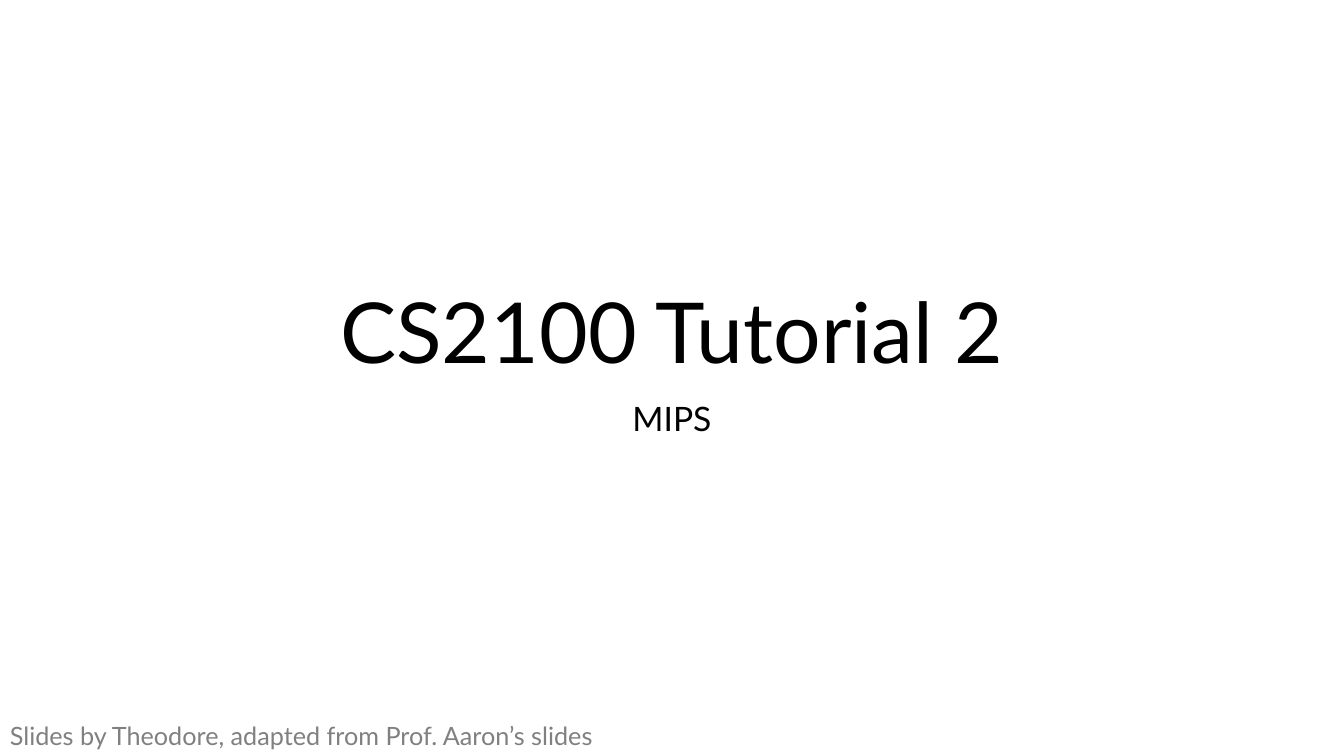
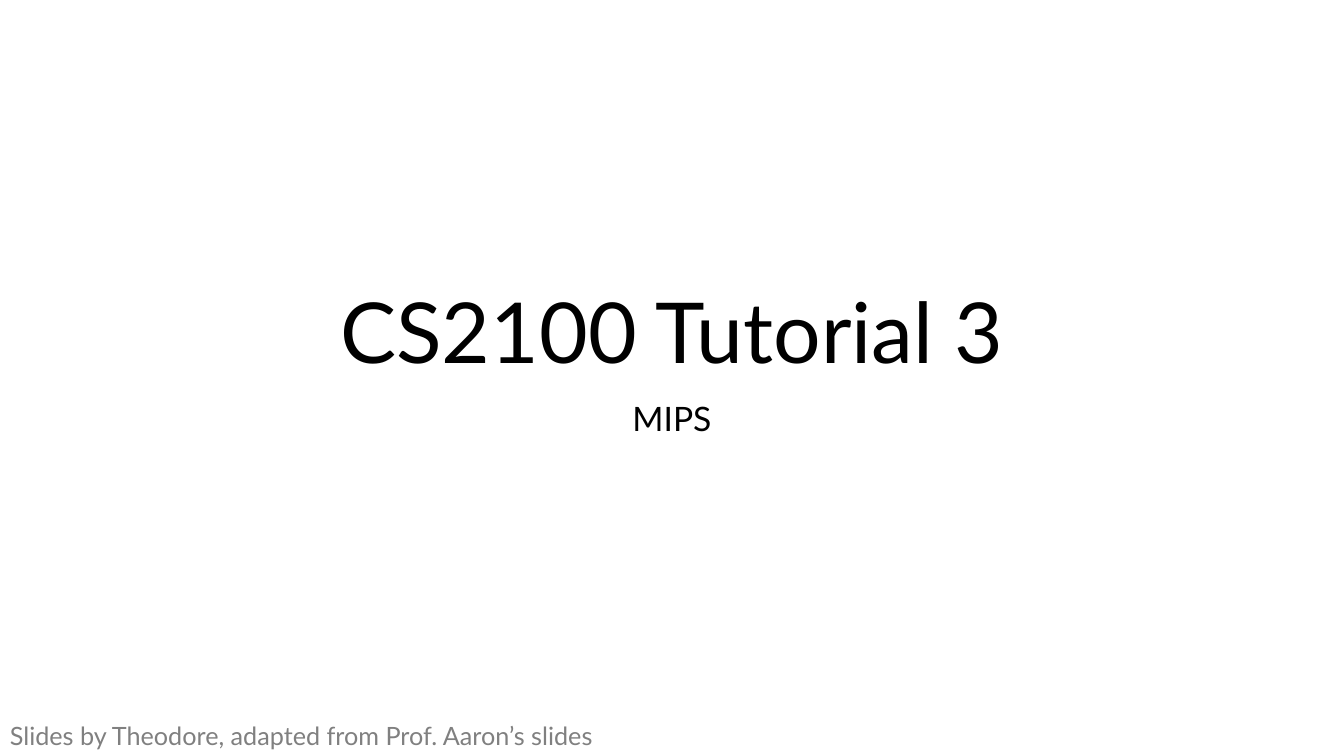
Before and after one commit to theodoreleebrant-acad/TA-2425S1-dev, a slide deck: slide 1 of CS2100/CS2100 Tutorial 3.pptx. Drawn at 1344x756 pixels with LibreOffice and Linux fonts; fonts in the diff are those of the drawing. Boxes give left, top, right and bottom in pixels: in the first picture for what was removed or moved away, otherwise in the second. Text is boxed around its words. In the diff, an @@ line names an element or a change of style, - is before the commit and + after.

```diff
--- a/CS2100/CS2100 Tutorial 3.pptx
+++ b/CS2100/CS2100 Tutorial 3.pptx
@@ title at (x1=340, y1=301, x2=1004, y2=364): text changed @@
-CS2100 Tutorial 2
+CS2100 Tutorial 3
```
Also in this commit, not shown: 3 other slides changed, 3 slides added.
